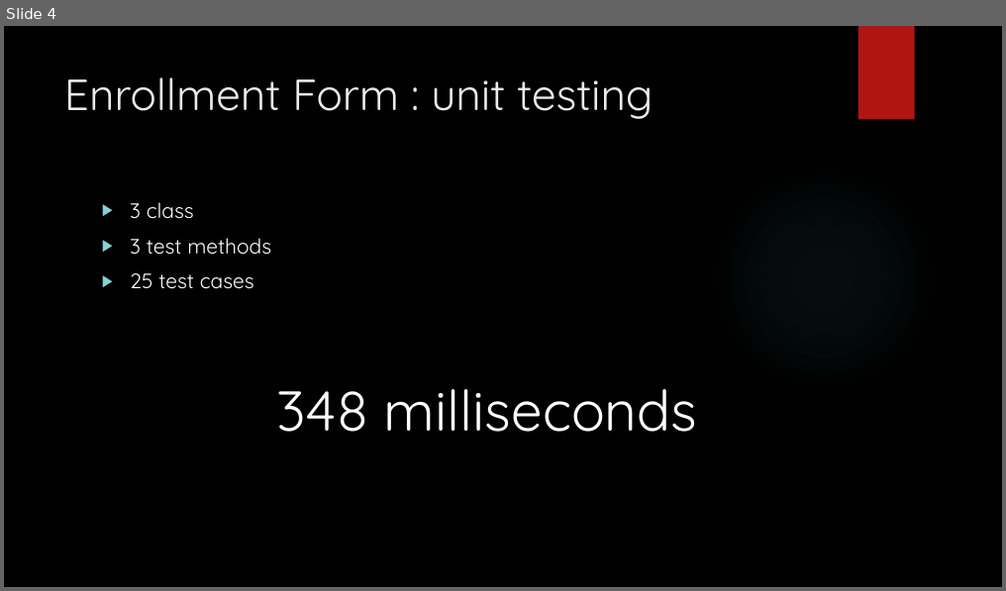
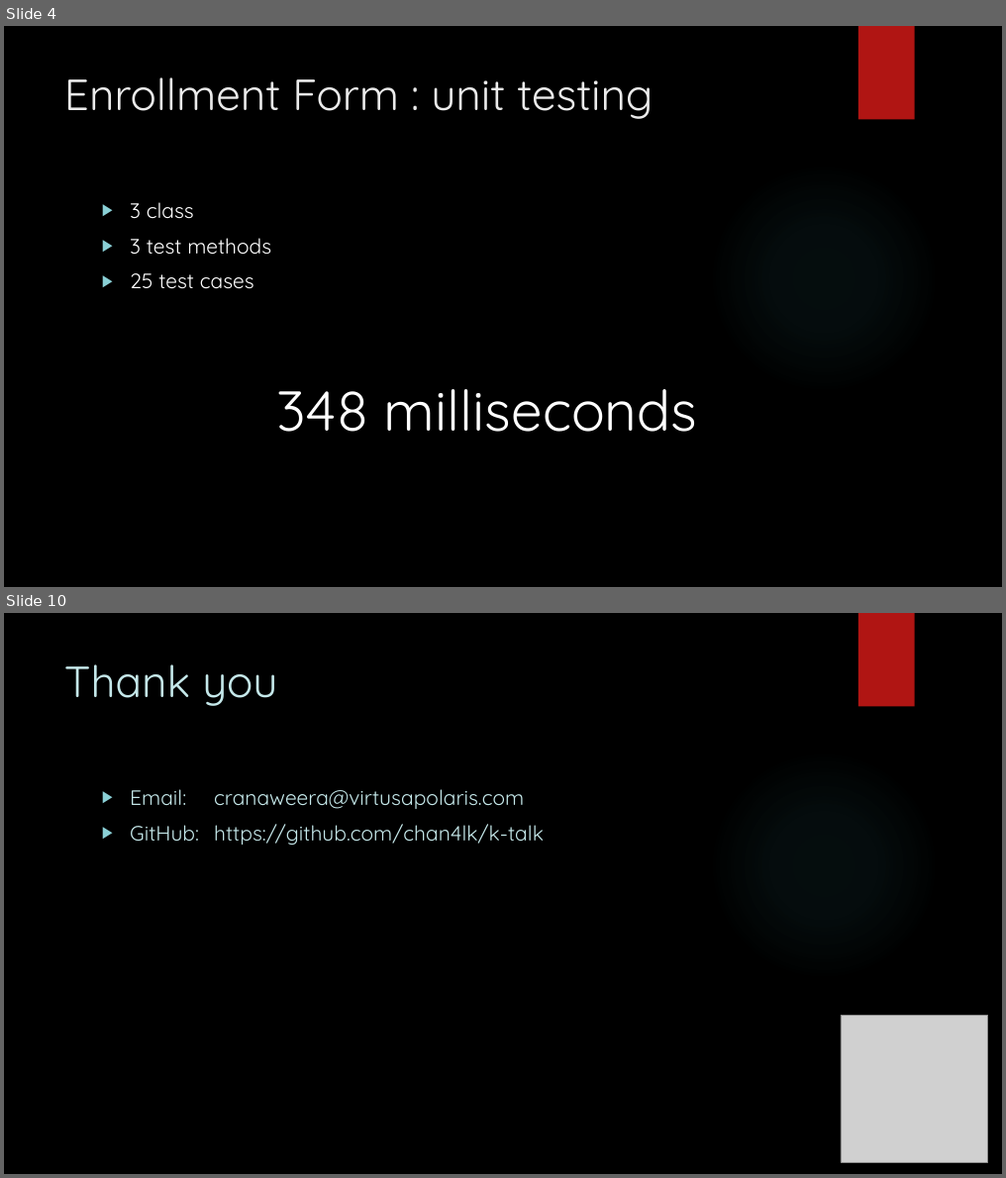
Before and after one commit to chan4lk/k-talk, a slide deck: Deck/tdd_ktalk.pptx. Shown one above the other, each under a label of ours: slide 4 before the commit, slides 4 and 10 after it; the slides between them are not shown. The pictures are 1006x591 and 1006x1178 pixels, drawn with LibreOffice and Linux fonts; fonts in the diff are those of the drawing; grey boxes stand for pictures; background and template pictures are left out. Boxes give left, top, right and bottom in pixels: in the first picture for what was removed or moved away, otherwise in the second. Text is boxed around its words. In the diff, an @@ line names an element or a change of style, - is before the commit and + after.

Commit message:
deck updated

```diff
--- a/Deck/tdd_ktalk.pptx
+++ b/Deck/tdd_ktalk.pptx
@@ slide 10 added at [4,613,1002,1174], background picture (left out); not listed: 2 template elements that a slide beside it also shows @@
@@ title added at [64,664,277,706], 42 pt, text #C5E8EA @@
+Thank you
@@ text added at [130,789,544,845], 20 pt, text #C5E8EA @@
+▶ Email: cranaweera@virtusapolaris.com
+▶ GitHub: https://github.com/chan4lk/k-talk
@@ picture added at [841,1016,988,1162] @@
```
Also in this commit, not shown: 5 other slides added.
